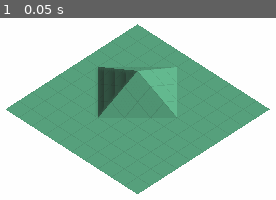
Above: before the commit, frame 1.
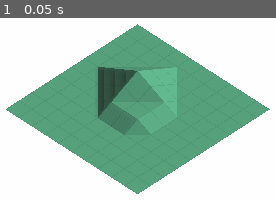
Above: after the commit, the same moment.

Repository: bbielsa/retro-terrain
Game: Godot game, scene res://scene/World.tscn
Two runs of this game, one before a commit and one after it. Both use one fixed random seed, a clock stepped at 60 frames per second and the inputs below.
Inputs:
- Up to frame 1 (0.05 s): no input

The runs differ from the first frame. In frame 1, 1.5% of the frame differs, in the area x 35-65%, y 46-65%.

Commit message:
Testing deformation

Diff:
--- a/src/terrain/terrain.gd
+++ b/src/terrain/terrain.gd
@@ -31,7 +31,12 @@
 	mesh_tool.commit_to_surface(mesh)
 
 	terrain_model.connect("terrain_changed", self, "_terrain_changed")
-	terrain_model.deform(4, 4, 3)
+	terrain_model.deform(4, 4, 2)
+	terrain_model.deform(4, 4, 1)
+	terrain_model.deform(6, 6, 1)
+	terrain_model.deform(6, 5, 1)
+	terrain_model.deform(5, 6, 1)
+
 #	terrain_model.deform(4, 4, 1)
 #	terrain_model.deform(3, 3, 1)
 #	terrain_model.deform(3, 4, 1)
